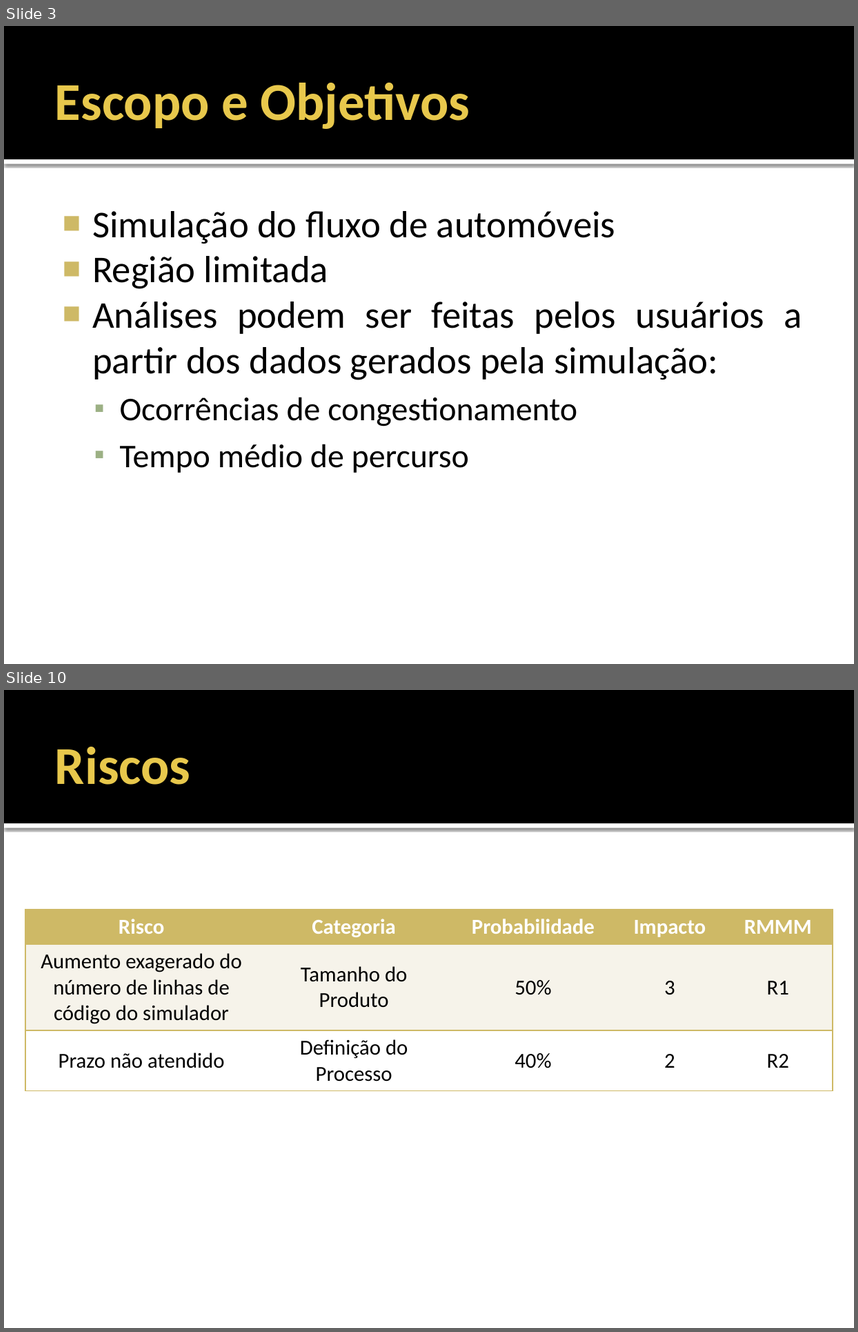
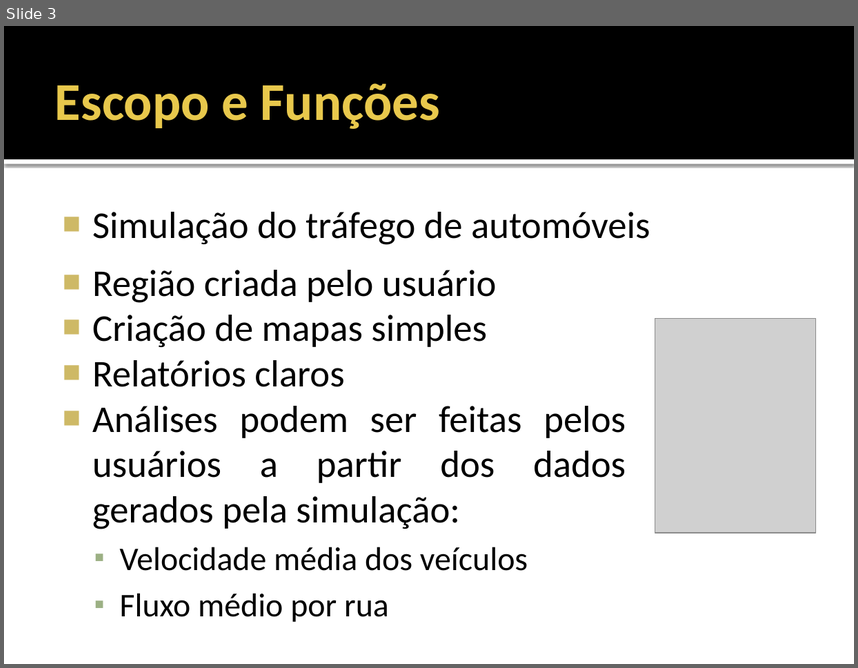
Before and after one commit to fchirigati/rota, a slide deck: Documentação/Especificação de Requisitos de Software/Apresentação.pptx. Shown one above the other, each under a label of ours: slides 3 and 10 before the commit, slide 3 after it; the slides between them are not shown. The pictures are 858x1332 and 858x668 pixels, drawn with LibreOffice and Linux fonts; fonts in the diff are those of the drawing; grey boxes stand for pictures. Boxes give left, top, right and bottom in pixels: in the first picture for what was removed or moved away, otherwise in the second. Text is boxed around its words. In the diff, an @@ line names an element or a change of style, - is before the commit and + after.

```diff
--- a/Documentação/Especificação de Requisitos de Software/Apresentação.pptx
+++ b/Documentação/Especificação de Requisitos de Software/Apresentação.pptx
@@ slide 10 removed at box(4, 690, 854, 1328), background #FFFFFF; not listed: 2 template elements that a slide beside it also shows @@
@@ title removed at box(55, 747, 191, 785) @@
-Riscos
@@ table removed at box(25, 909, 833, 1089), 3 rows, 5 columns @@
-Risco | Categoria | Probabilidade | Impacto | RMMM
-Aumento exagerado do número de linhas de código do simulador | Tamanho do Produto | 50% | 3 | R1
-Prazo não atendido | Definição do Processo | 40% | 2 | R2
@@ slide 3 changed as well @@
@@ title at box(55, 83, 440, 129): text changed @@
-Escopo e Objetivos
+Escopo e Funções
@@ text "Região criada pelo usuário": place and size @@
-text "Região criada pelo usuário" at box(92, 211, 802, 472)
+text "Região criada pelo usuário" at box(92, 270, 626, 621)
@@ text added at box(92, 212, 651, 245), 32 pt, text #000000 @@
+■ Simulação do tráfego de automóveis
@@ text at box(92, 270, 497, 387): text changed @@
-■ Simulação do fluxo de automóveis
-■ Região limitada
+■ Região criada pelo usuário
+■ Criação de mapas simples
+■ Relatórios claros
@@ picture added at box(655, 319, 816, 532) @@
@@ text at box(120, 546, 528, 621): text changed @@
-  ▪ Ocorrências de congestionamento
-  ▪ Tempo médio de percurso
+  ▪ Velocidade média dos veículos
+  ▪ Fluxo médio por rua
```
Also in this commit, not shown: 4 other slides changed, 6 slides added, 9 other slides removed.
